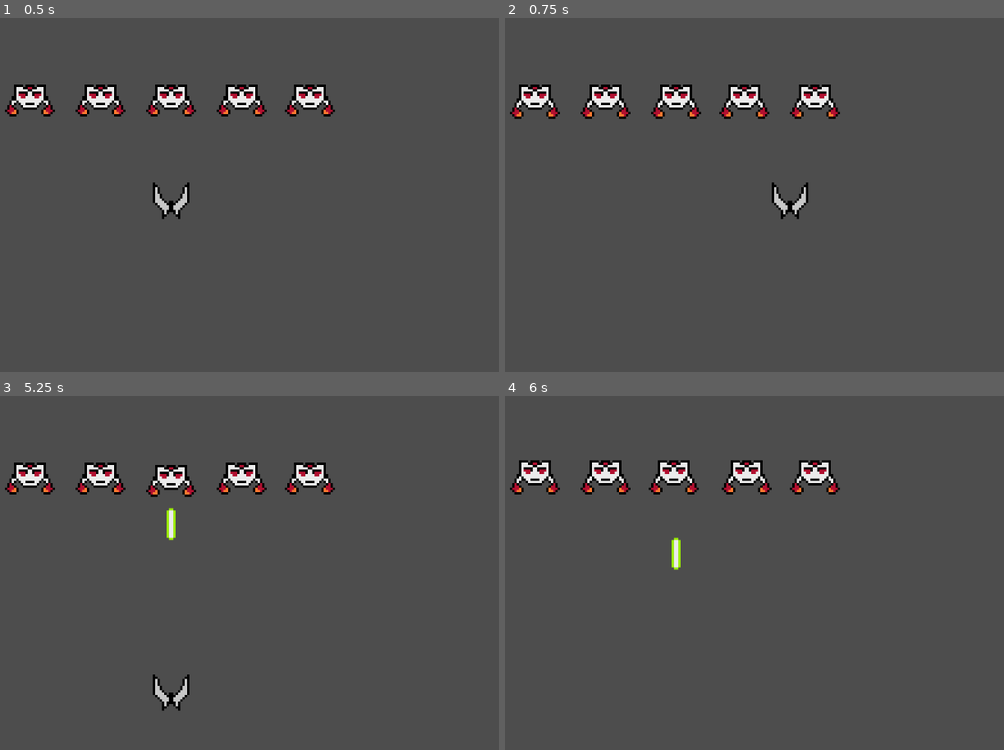
Above: before the commit, frames 1-4 (two rows, left to right).
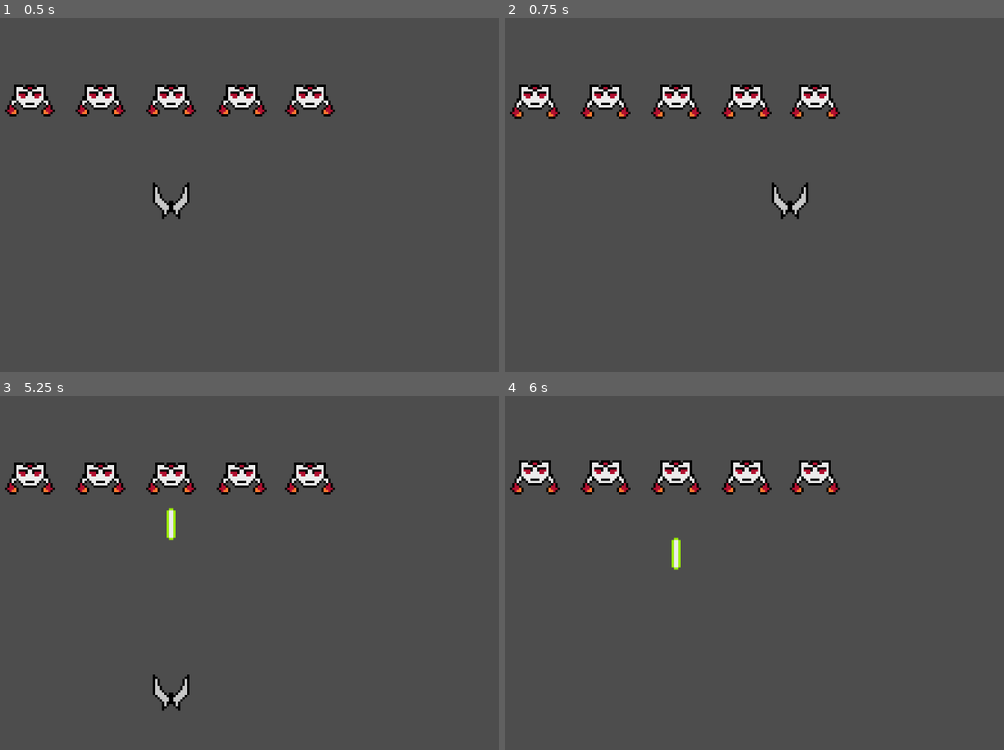
Above: after the commit, the same moments.

Repository: MuDotGen/pixel-shmup
Game: Godot game, scene res://scenes/debug/test_level.tscn
Two runs of this game, one before a commit and one after it. Both use one fixed random seed, a clock stepped at 60 frames per second and the inputs below.
Inputs:
- Up to frame 1 (0.5 s): no input
- Up to frame 2 (0.75 s): hold Right (player_move_right) from 0.53 s (still down); hold Z (player_weapon_primary) from 0.53 s (still down)
- Up to frame 3 (5.25 s): release Right (player_move_right) at 1.28 s; release Z (player_weapon_primary) at 1.28 s; hold Down (player_move_down) 1.28-2.03 s; tap Z (player_weapon_primary) at 1.35, 2.85, 4.35 s; hold Right (player_move_right) 2.03-2.78 s; hold Z (player_weapon_primary) 2.03-2.78 s; tap Enter at 2.75 s; hold Up (player_move_up) 2.78-3.53 s; hold Z (player_weapon_primary) 3.53-4.28 s; hold Left (player_move_left) 3.53-5.03 s; hold Down (player_move_down) from 5.03 s (still down); hold Z (player_weapon_primary) from 5.03 s (still down)
- Up to frame 4 (6 s): release Down (player_move_down) at 5.78 s; release Z (player_weapon_primary) at 5.78 s; hold Right (player_move_right) from 5.78 s (still down); tap Z (player_weapon_primary) at 5.85 s

Frame 1 is identical in both runs. In frame 2, 0.4% of the frame differs, in the area x 42-54%, y 18-29%; in frame 3, 0.4%, in the area x 29-40%, y 18-29%; in frame 4, 0.4%.

Commit message:
Add slow motion impact effect

Diff:
--- a/shmup/_common/scenes/impact_effect_2D.tscn
+++ b/shmup/_common/scenes/impact_effect_2D.tscn
@@ -8,3 +8,6 @@
 [node name="ShakeTimer" type="Timer" parent="."]
 wait_time = 0.2
 one_shot = true
+
+[node name="SlowMotionTimer" type="Timer" parent="."]
+one_shot = true
--- a/shmup/_common/scenes/scripts/impact_effect_2d.gd
+++ b/shmup/_common/scenes/scripts/impact_effect_2d.gd
@@ -2,23 +2,29 @@
 class_name ImpactEffect2D
 
 signal shake_finished
+signal slow_motion_finished
 
 @export var shaking_range : float = 3
+@export var shaking_duration : float = 0.1
+@export var slow_motion_scale : float = 0.5
+@export var slow_motion_duration : float = 1.0
 
-@export var _is_shaking : bool = false:
+var _is_shaking : bool = false:
 	get:
 		return _is_shaking
 	set(value):
 		_is_shaking = value
-		if (!_is_shaking):
+		if (!_is_shaking and node_to_shake):
 			node_to_shake.position = Vector2(0, 0) # If the shaking is disabled, reset the sprite position
 
 @export var node_to_shake : Node2D
 
 @onready var _shake_timer : Timer = $ShakeTimer
+@onready var _slow_motion_timer : Timer = $SlowMotionTimer
 
 func _ready() -> void:
 	_shake_timer.timeout.connect(_on_ShakeTimer_timeout)
+	_slow_motion_timer.timeout.connect(_on_SlowMotionTimer_timeout)
 	pass
 
 func shake() -> void:
@@ -26,15 +32,18 @@
 		print("ImpactEffect2D: Sprite Animation is not set.")
 		pass
 	_is_shaking = true
-	_shake_timer.start()
+	_shake_timer.start(shaking_duration)
 
+func slow_motion() -> void:
+	Engine.time_scale = slow_motion_scale
+	_slow_motion_timer.start(slow_motion_duration * slow_motion_scale)
 
 func _process(_delta: float) -> void:
 	_process_shaking()
 	pass
 
 func _process_shaking() -> void:
-	if _is_shaking:
+	if _is_shaking and node_to_shake:
 		var shake_position : Vector2 = Vector2(randf_range(-shaking_range, shaking_range), randf_range(-shaking_range, shaking_range))
 		node_to_shake.position = shake_position
 
@@ -42,6 +51,9 @@
 	_is_shaking = false
 	shake_finished.emit()
 
+func _on_SlowMotionTimer_timeout() -> void:
+	Engine.time_scale = 1.0
+	slow_motion_finished.emit()
 
 
 # Screen Flash: Briefly flash the screen or part of the screen with a bright color (usually white or red) to indicate a hit or impact.
--- a/shmup/scenes/enemies/enemy1.tscn
+++ b/shmup/scenes/enemies/enemy1.tscn
@@ -69,6 +69,6 @@
 animation = &"idle"
 autoplay = "idle"
 
-[node name="ImpactEffect2d" parent="." node_paths=PackedStringArray("node_to_shake") instance=ExtResource("3_ffm5e")]
+[node name="ImpactEffect2d" parent="." instance=ExtResource("3_ffm5e")]
 shaking_range = 1.0
-node_to_shake = NodePath("../AnimatedSprite2D")
+slow_motion_duration = 5.0
--- a/shmup/scenes/enemies/scripts/enemy.gd
+++ b/shmup/scenes/enemies/scripts/enemy.gd
@@ -14,4 +14,4 @@
 func _on_Area2D_area_entered(area: Area2D) -> void:
 	if area.is_in_group("Projectiles"):
 			area.queue_free()
-			_impact_effect.shake()
+			_impact_effect.shake() # Simply add whatever effect is available in ImpactEffect2D
